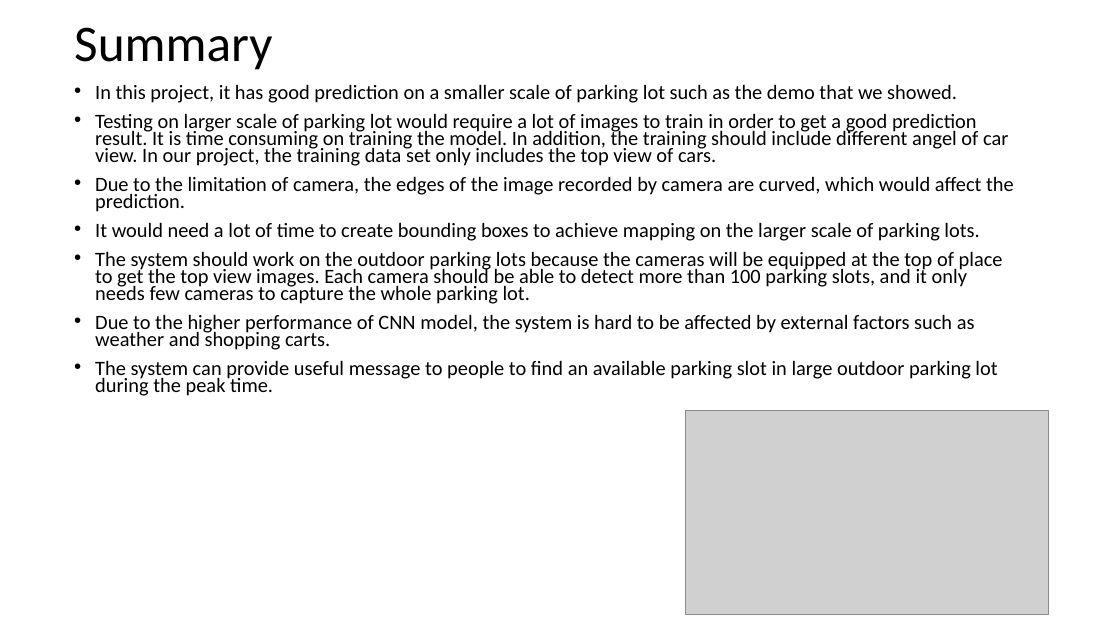
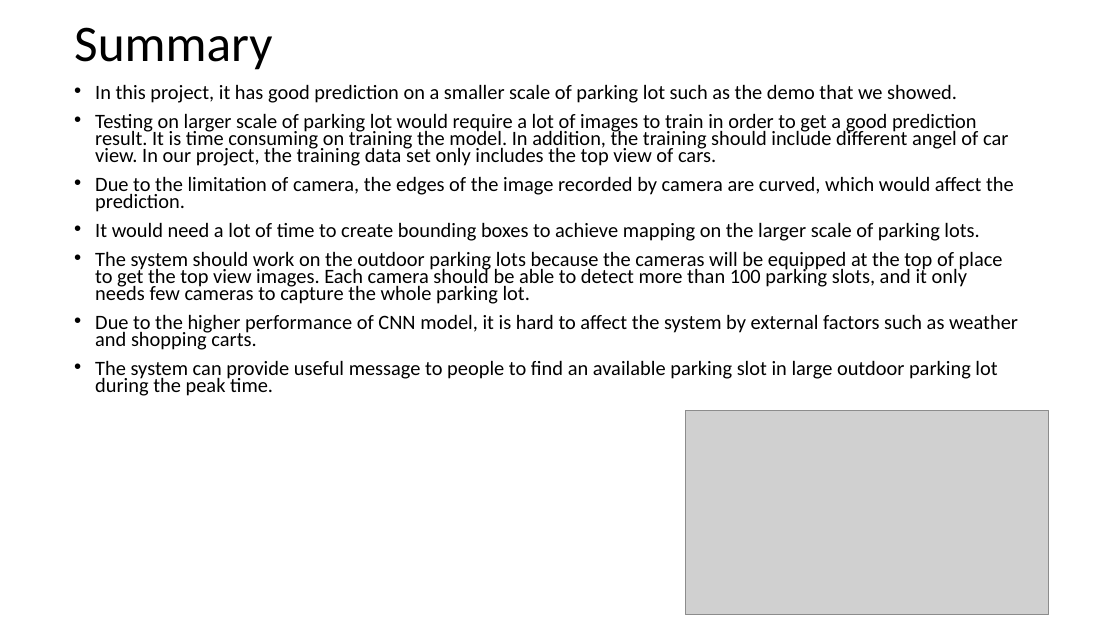
Before and after one commit to MenghuaXie/M202AFinalProject, a slide deck: slide 10 of 202_final_presentation.pptx. Drawn at 1120x630 pixels with LibreOffice and Linux fonts; fonts in the diff are those of the drawing; grey boxes stand for pictures. Boxes give left, top, right and bottom in pixels: in the first picture for what was removed or moved away, otherwise in the second. Text is boxed around its words. In the diff, an @@ line names an element or a change of style, - is before the commit and + after.

```diff
--- a/202_final_presentation.pptx
+++ b/202_final_presentation.pptx
@@ text at bbox=[95, 314, 1018, 350]: text changed @@
-• Due to the higher performance of CNN model, the system is hard to be affected by external factors such as weather and shopping carts.
+• Due to the higher performance of CNN model, it is hard to affect the system by external factors such as weather and shopping carts.
```
